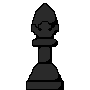
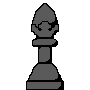
Layer changes from the first 90 x 90 image to the second:
painted on "Hintergrund" over 27, 4, 61, 89
